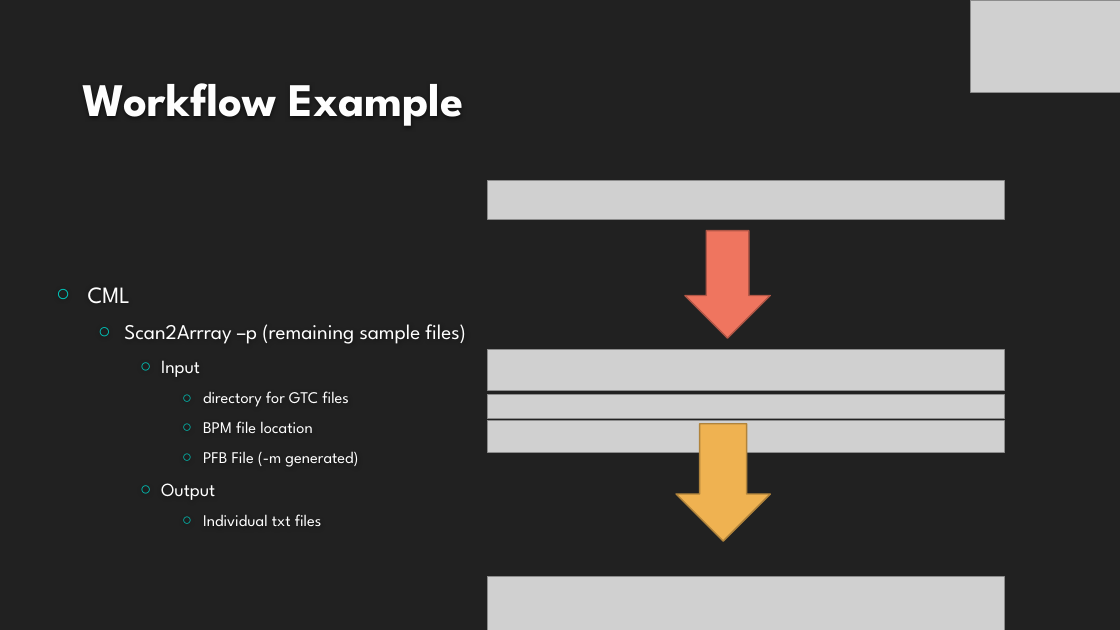
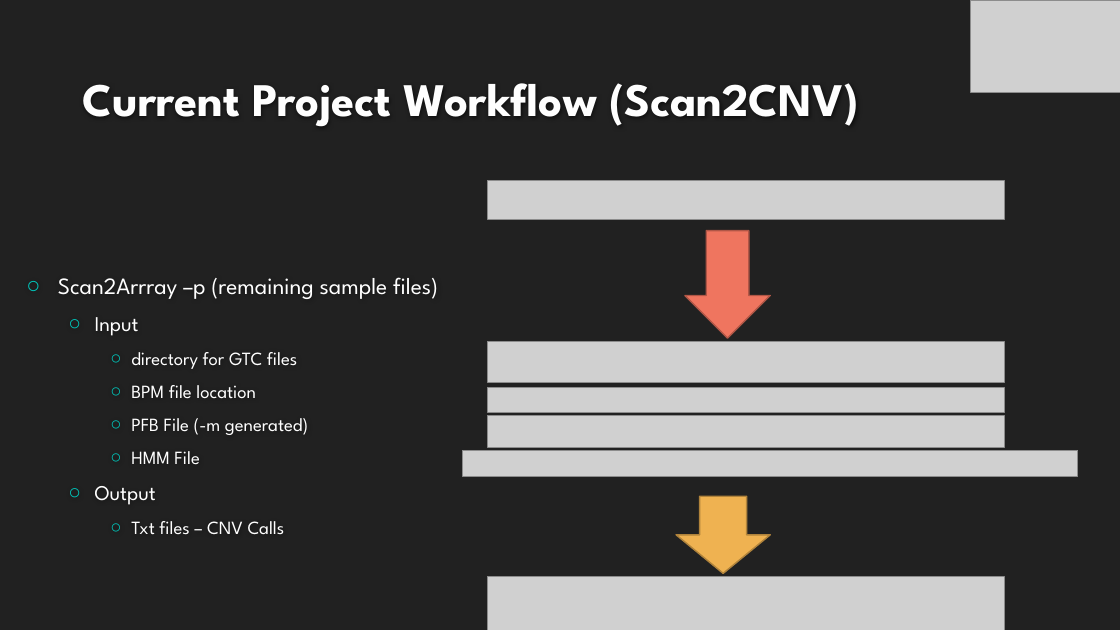
Before and after one commit to NCBI-Hackathons/Scan2CNV, a slide deck: slide 5 of files/Final_Present.pptx. Drawn at 1120x630 pixels with LibreOffice and Linux fonts; fonts in the diff are those of the drawing; grey boxes stand for pictures; background and template pictures are left out. Boxes give left, top, right and bottom in pixels: in the first picture for what was removed or moved away, otherwise in the second. Text is boxed around its words. In the diff, an @@ line names an element or a change of style, - is before the commit and + after.

Commit message:
Updated workflow files, future goals

```diff
--- a/files/Final_Present.pptx
+++ b/files/Final_Present.pptx
@@ title at (83,83,859,126): text changed @@
-Workflow Example
+Current Project Workflow (Scan2CNV)
@@ text "Scan2Arrray –p (remaining sample files)": place and size @@
-text "Scan2Arrray –p (remaining sample files)" at (88,287,466,526)
+text "Scan2Arrray –p (remaining sample files)" at (58,277,438,534)
@@ text at (58,277,438,505): size 18 to 20 pt in "Scan2Arrray –p (remaining sample files)"; size 16 to 18 pt in "Input", "Output"; size 14 to 16 pt in "directory for GTC files", "BPM file location", "PFB File (-m generated)"; list level 2 to 1 in "Scan2Arrray –p (remaining sample files)"; list level 3 to 2 in "Input"; list level 4 to 3 in "directory for GTC files"; list level 4 to 3 in "BPM file location"; list level 4 to 3 in "PFB File (-m generated)"; list level 3 to 2 in "Output" @@
@@ text at (88,287,130,304): paragraph removed @@
-○ CML
@@ picture: place and size @@
-picture at (488,350,1005,391)
+picture at (488,341,1005,382)
@@ picture: place and size @@
-picture at (488,394,1005,418)
+picture at (488,387,1005,412)
@@ picture: place and size @@
-picture at (488,420,1005,452)
+picture at (488,415,1005,447)
@@ text at (131,451,199,465): paragraph added @@
+    ○ HMM File
@@ picture added at (463,450,1079,476) @@
@@ down arrow: place and size @@
-down arrow at (676,423,770,541)
+down arrow at (676,497,770,574)
@@ text at (131,521,285,534): text changed; size 14 to 16 pt @@
-      ○ Individual txt files
+    ○ Txt files – CNV Calls
```
Also in this commit, not shown: 4 other slides changed.
